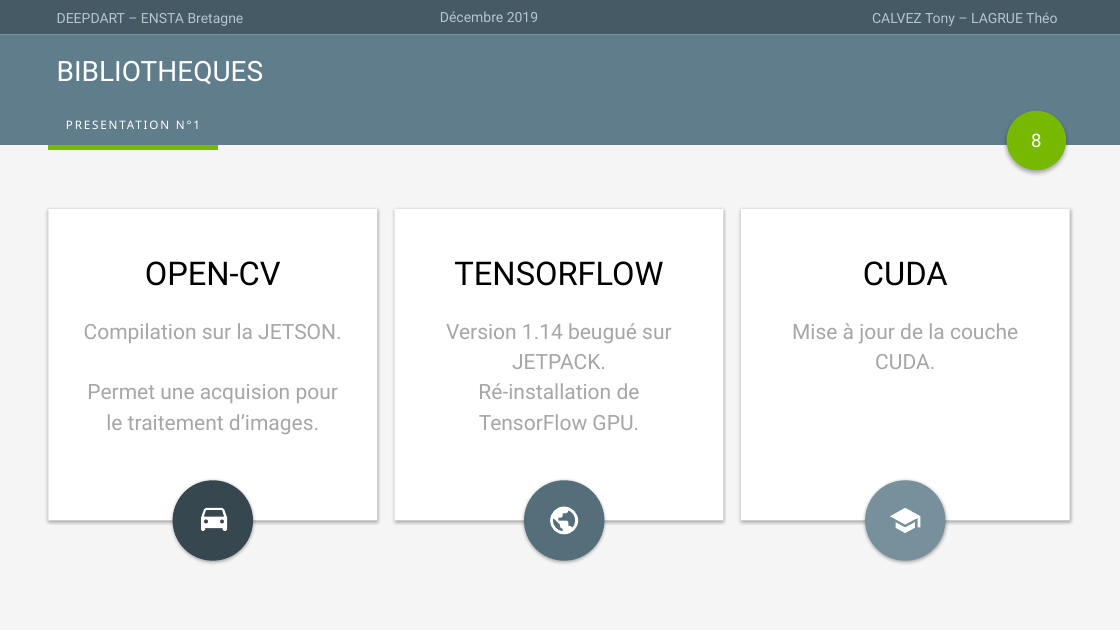
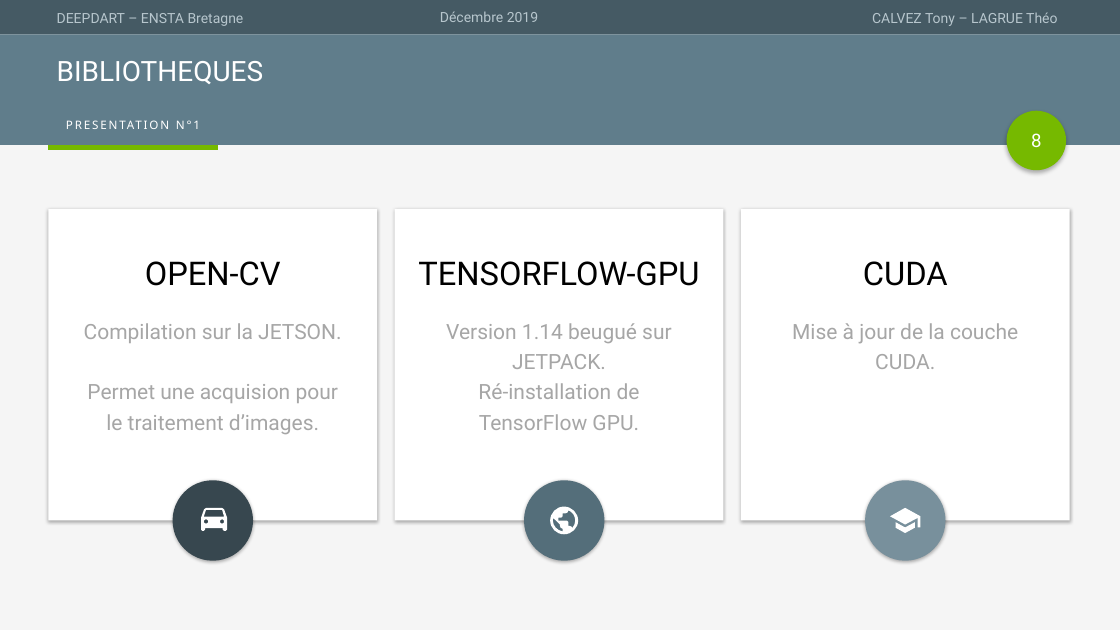
Before and after one commit to TonyCalvez/DEEPDART, a slide deck: slide 8 of PRESENTATION/Présentation1.pptx. Drawn at 1120x630 pixels with LibreOffice and Linux fonts; fonts in the diff are those of the drawing. Boxes give left, top, right and bottom in pixels: in the first picture for what was removed or moved away, otherwise in the second. Text is boxed around its words. In the diff, an @@ line names an element or a change of style, - is before the commit and + after.

```diff
--- a/PRESENTATION/Présentation1.pptx
+++ b/PRESENTATION/Présentation1.pptx
@@ text at (418, 261, 699, 286): text changed @@
-TENSORFLOW
+TENSORFLOW-GPU
```
Also in this commit, not shown: 5 other slides changed, 6 slides added, 1 other file.
